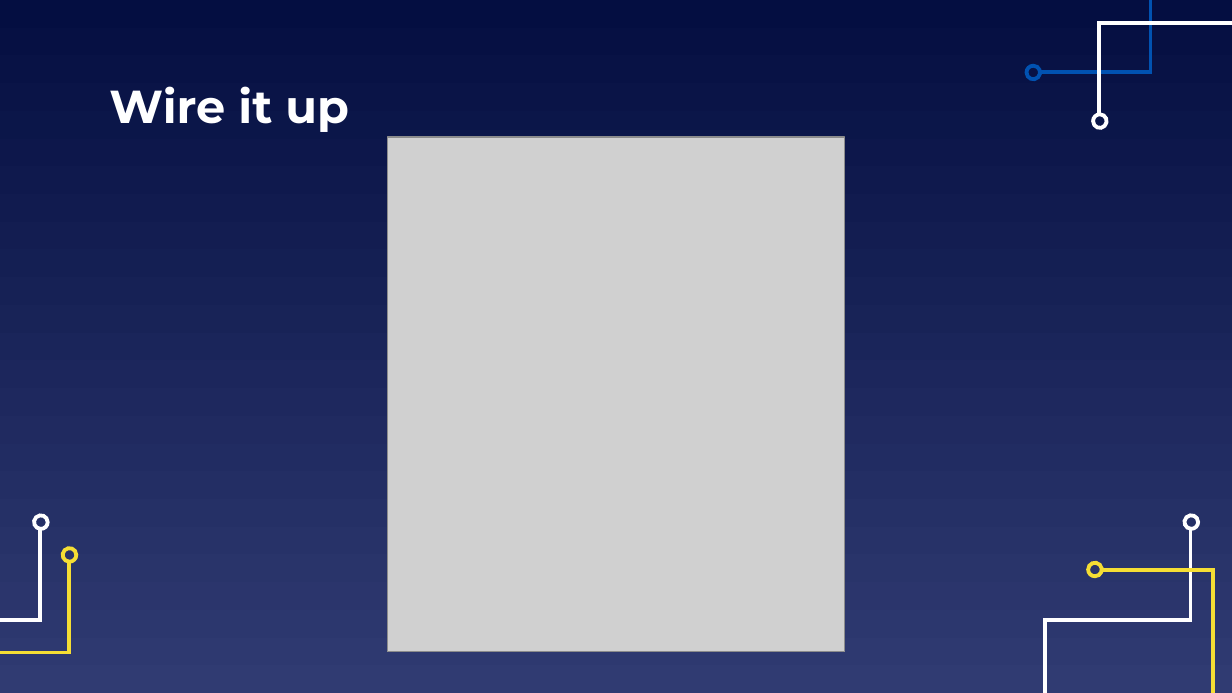
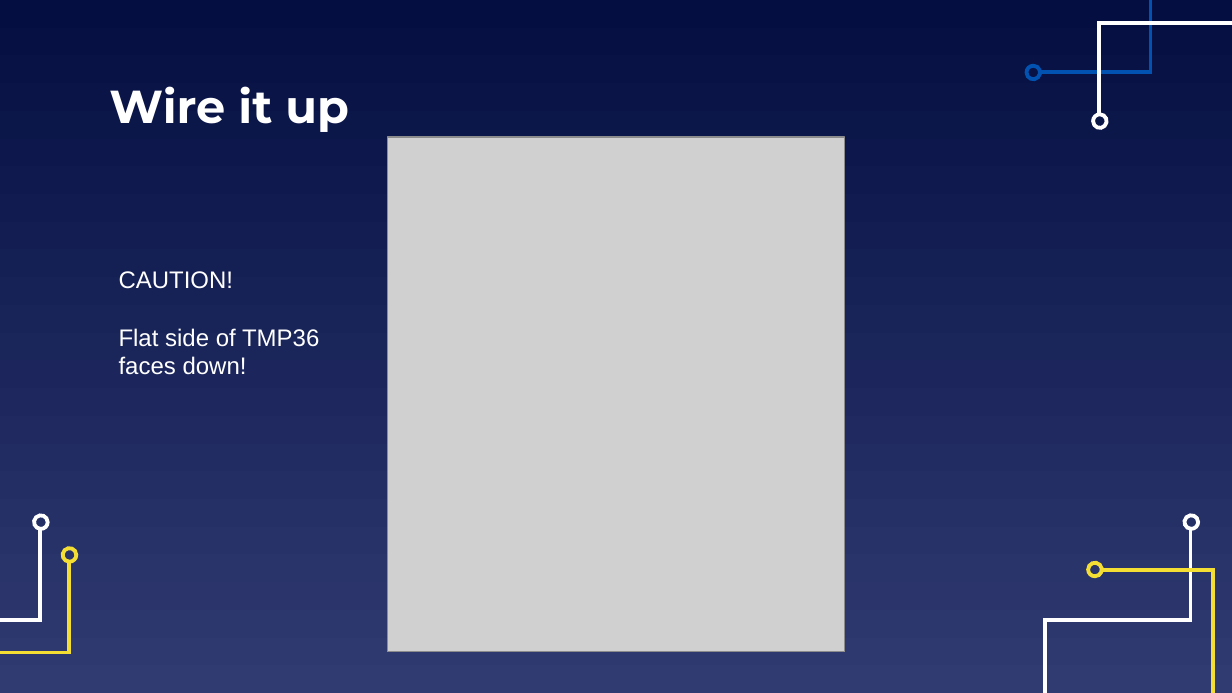
Before and after one commit to EELabMan/Arduino-2-Digital-Analog-Inputs, a slide deck: slide 23 of Arduino Workshop 2 Digital and Analog Inputs.pptx. Drawn at 1232x693 pixels with LibreOffice and Linux fonts; fonts in the diff are those of the drawing; grey boxes stand for pictures. Boxes give left, top, right and bottom in pixels: in the first picture for what was removed or moved away, otherwise in the second. Text is boxed around its words. In the diff, an @@ line names an element or a change of style, - is before the commit and + after.

Commit message:
Update Arduino Workshop 2 Digital and Analog Inputs.pptx
Added Caution to TMP36

```diff
--- a/Arduino Workshop 2 Digital and Analog Inputs.pptx
+++ b/Arduino Workshop 2 Digital and Analog Inputs.pptx
@@ text added at bbox=[119, 271, 319, 375], 14 pt, text #FFFFFF @@
+CAUTION!
+Flat side of TMP36
+faces down!
```
